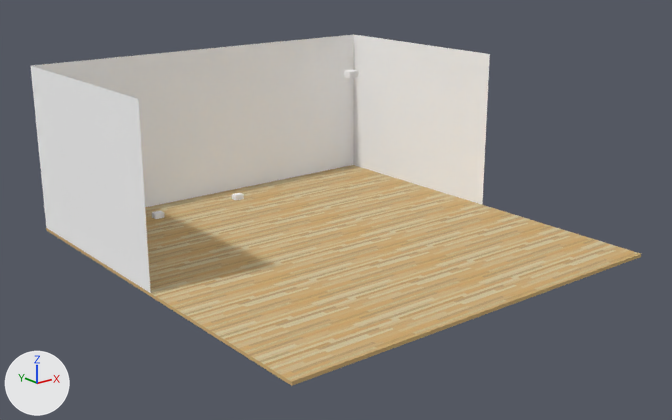
The COLLADA model public/environment.dae: old version first, new version second.
One viewpoint serves both versions: a 50 mm camera at (-7.95, -9.92, 4.51) aimed at (-0.06, -0.06, 0.57). The lights are fixed; the arrows at lower left show +X, +Y and +Z. Where no turn or scale is listed for an object, it has been applied to the vertices. Vertices at the same position are counted once.

Objects in the first picture: 'environment', 'group_0'.
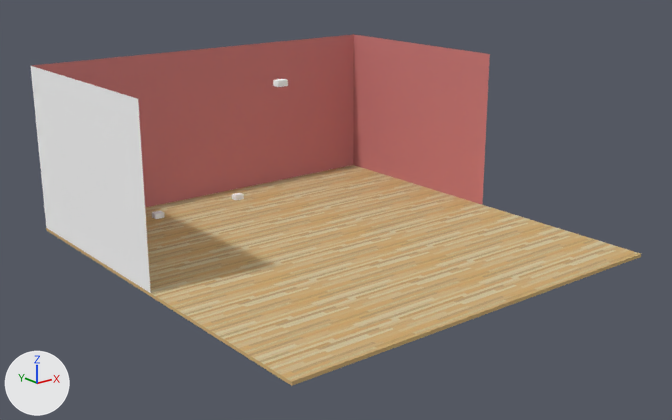
Scene script edits in JSON lines:
```json
{"op": "add", "block": "mat_color_a09", "code": ["mat_color_a09 = principled_material('Color_A09_')", "mat_color_a09.base_color = (0.604, 0.195, 0.195)  # pink #cc7a7a", "mat_color_a09.roughness = 0.9"]}
{"block": "me_environment", "where": "me_environment.from_pydata(...)  # 12 vertices, 13 faces; spans x 0.0..6.04, y 2.99..6.3, z 0.05..2.5"}
{"block": "me_environment", "where": "# used by ob_environment; location = (-3.0, -3.01, 0.0)"}
{"block": "me_environment", "change": "me_environment part 1: 6 faces spanning x 0.0..6.04, y 2.99..6.3, z 0.05..2.5 switch from mat_material_1 (white #ffffff) to mat_color_a09 (pink #cc7a7a)"}
```

Location of each change, (x1, y1, x2, y2) in pixels of the pictures (672 x 420 px):
```json
{"part": 1, "of": "me_environment", "change": "recoloured", "before": [32, 34, 490, 207], "after": [32, 34, 490, 207]}
```
